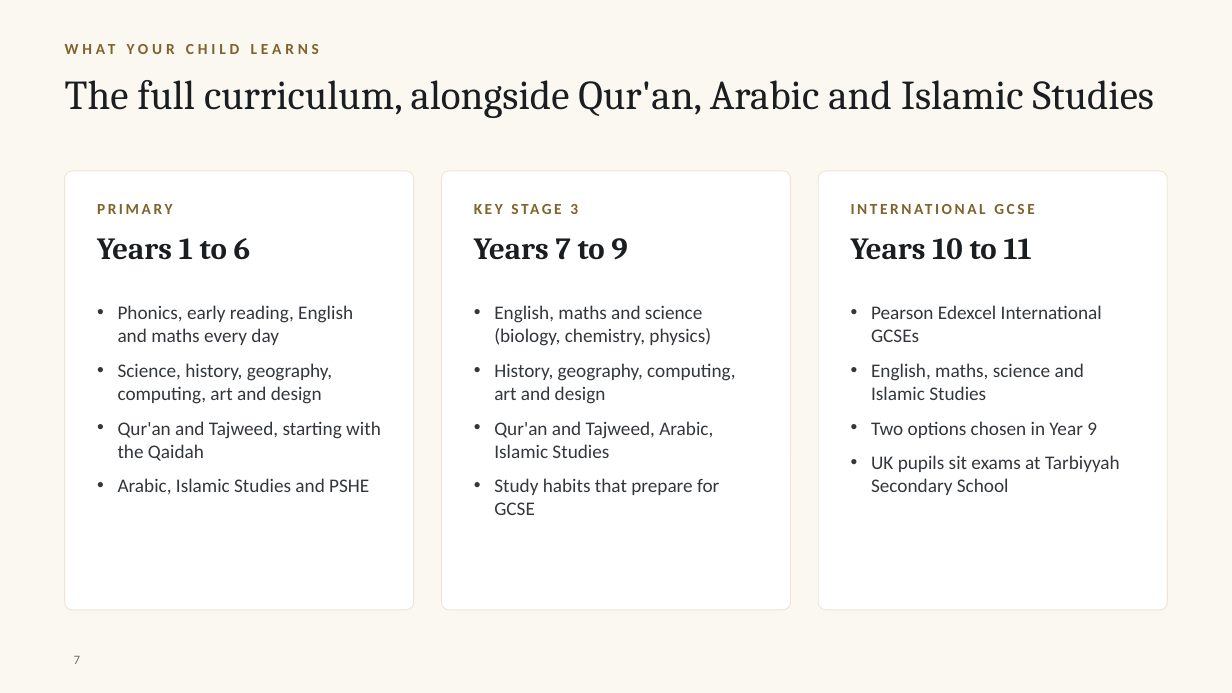
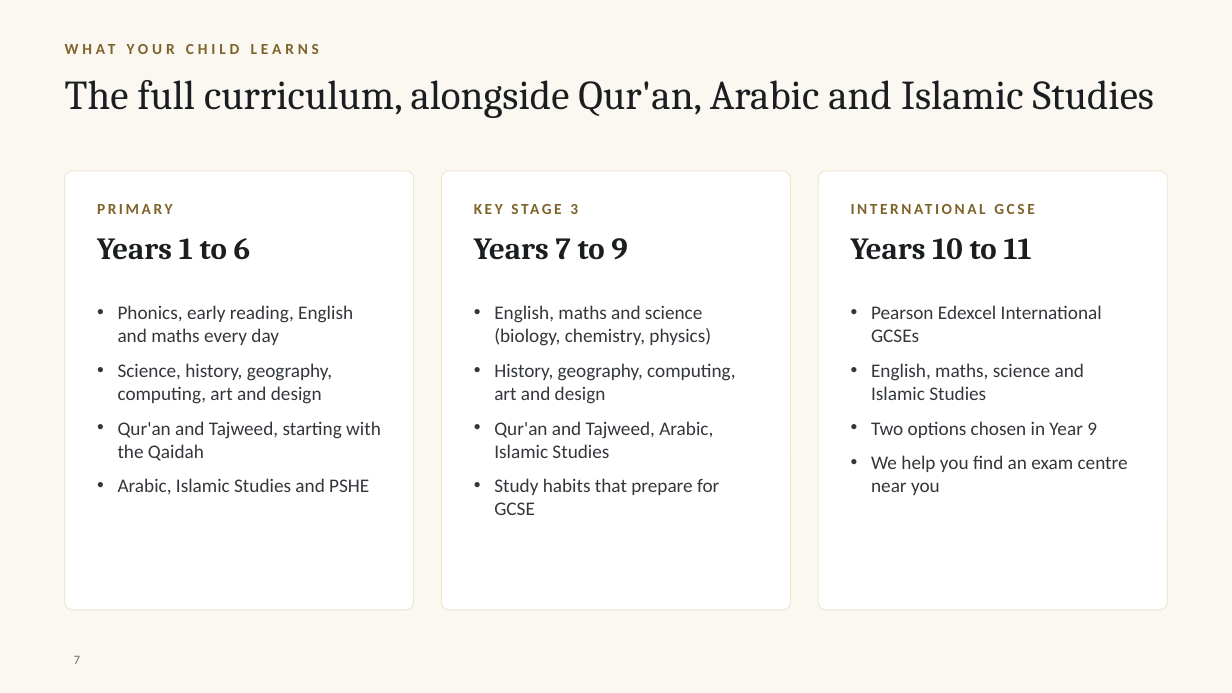
Before and after one commit to secondary-tarbiyyah2/TGA, a slide deck: slide 7 of docs/open-evening/TGA-Open-Evening.pptx. Drawn at 1232x693 pixels with LibreOffice and Linux fonts; fonts in the diff are those of the drawing; background and template pictures are left out. Boxes give left, top, right and bottom in pixels: in the first picture for what was removed or moved away, otherwise in the second. Text is boxed around its words. In the diff, an @@ line names an element or a change of style, - is before the commit and + after.

```diff
--- a/docs/open-evening/TGA-Open-Evening.pptx
+++ b/docs/open-evening/TGA-Open-Evening.pptx
@@ text at (x1=871, y1=455, x2=1128, y2=495): text changed @@
-• UK pupils sit exams at Tarbiyyah Secondary School
+• We help you find an exam centre near you
```
